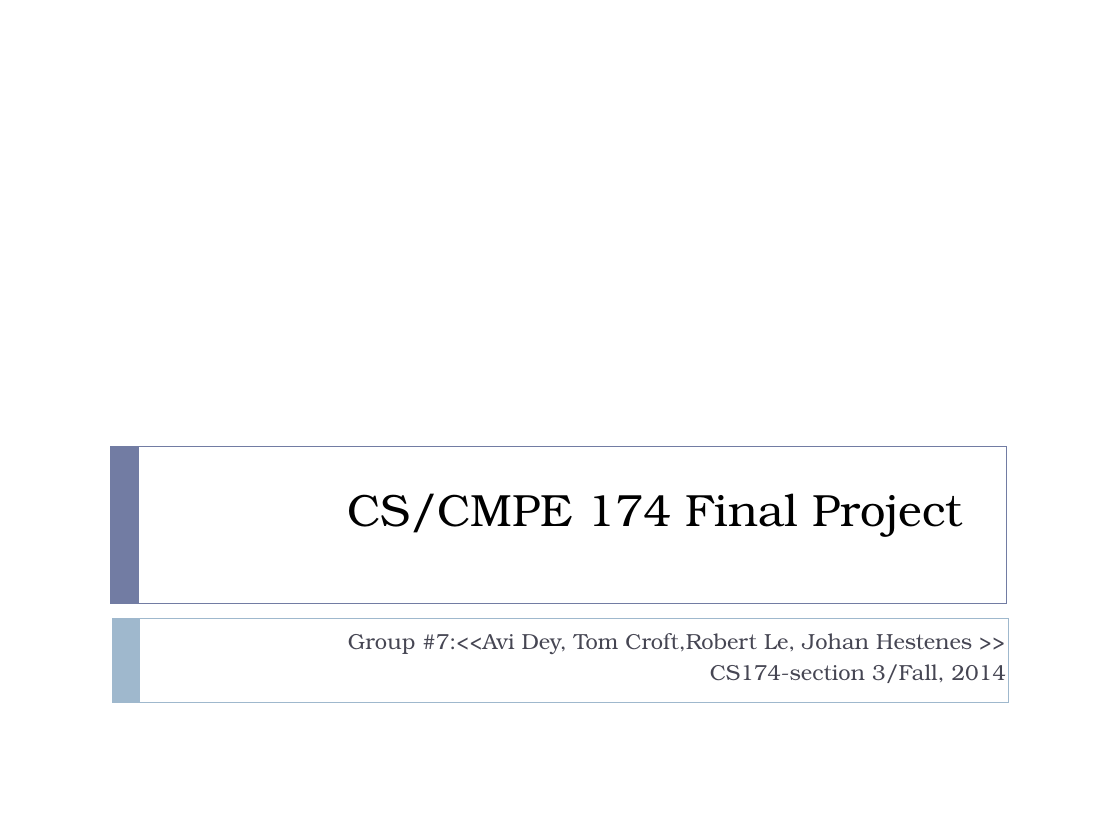
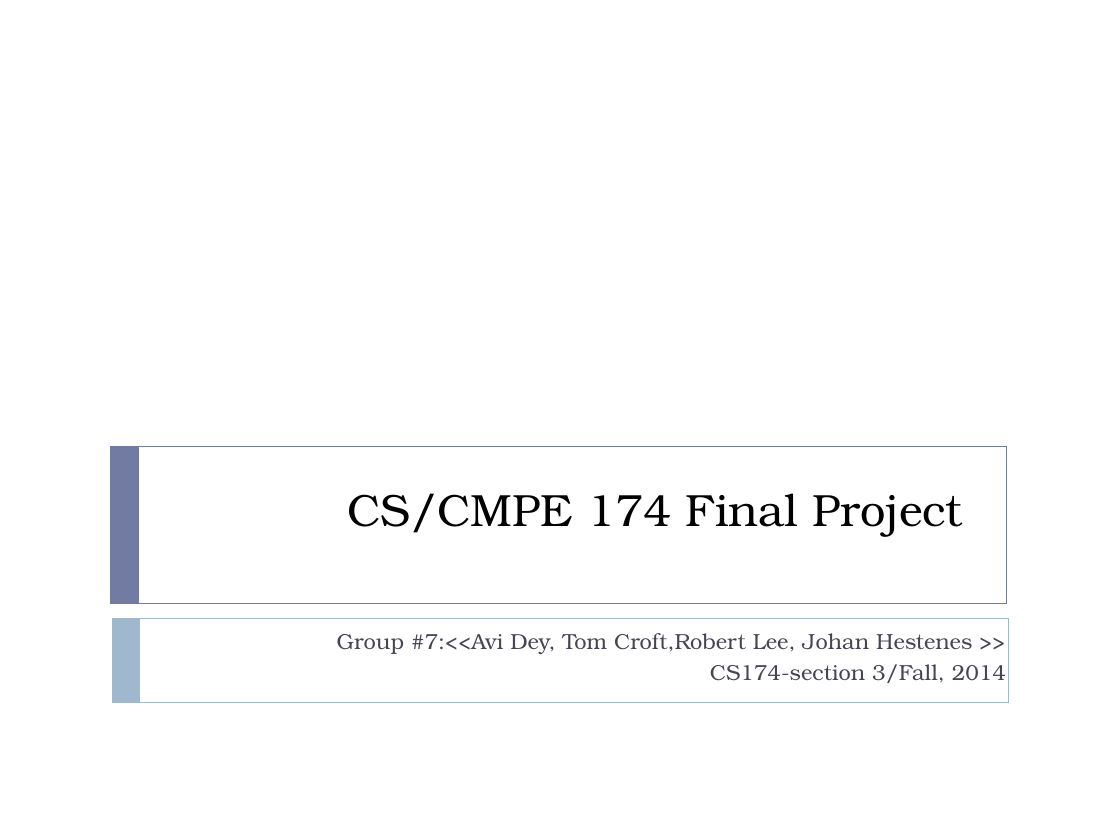
Before and after one commit to tomrcroft/cmpe174, a slide deck: slide 1 of Deliverables/PresentationOutline4partA.ppt. Drawn at 1120x840 pixels with LibreOffice and Linux fonts; fonts in the diff are those of the drawing. Boxes give left, top, right and bottom in pixels: in the first picture for what was removed or moved away, otherwise in the second. Text is boxed around its words. In the diff, an @@ line names an element or a change of style, - is before the commit and + after.

```diff
--- a/Deliverables/PresentationOutline4partA.ppt
+++ b/Deliverables/PresentationOutline4partA.ppt
@@ text at (x1=337, y1=633, x2=972, y2=654): text changed @@
-Group #7:<<Avi Dey, Tom Croft,Robert Le, Johan Hestenes >>
+Group #7:<<Avi Dey, Tom Croft,Robert Lee, Johan Hestenes >>
```
Also in this commit, not shown: 6 other slides changed.
